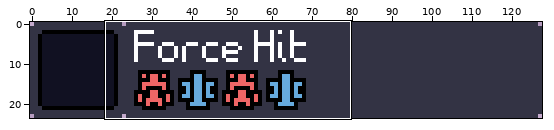
Two states of a pixel-art file, ase/craftbook.ase. Above: a wide view before the commit, with the close-up outlined.
Close-up. Earlier state:
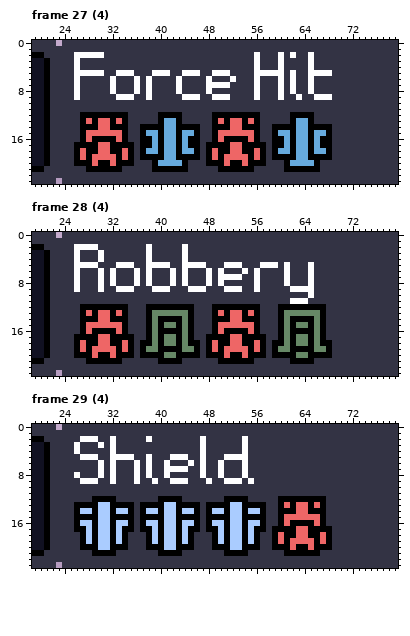
128x24 pixels, 59 frames. Shown: frame 27 (4): x 19..79, y 0..23; frame 28 (4): x 19..79, y 0..23; frame 29 (4): x 19..79, y 0..23. The commit also changed other frames or places, which this record leaves out.
The result:
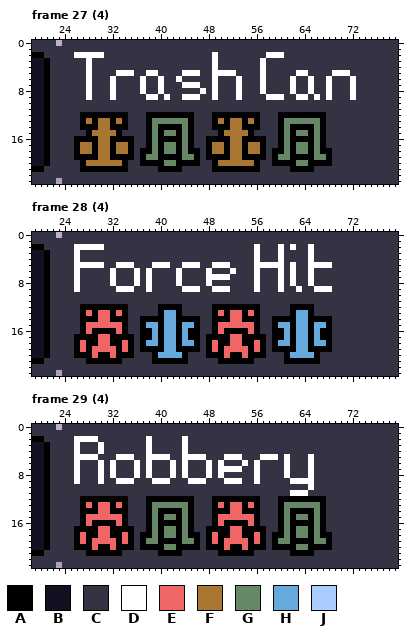
Palette (. is transparent): A #000000  B #111122  C #333344  D #ffffff  E #ee6666  F #aa7733  G #668866  H #66aadd  J #aaccff
Change:
Frame 27 (4), layer "front":
y 2: x 49 C -> D; x 56 D -> C; x 58..59 CC -> DD; x 62 D -> C; x 65 D -> C
y 3..4: x 26 D -> C; x 28 C -> D; x 49 C -> D; x 56..57 DC -> CD; x 60 D -> C; x 65 D -> C
y 5: x 26..27 DD -> CC; x 29..30 DD -> CC; x 38 C -> D; x 40..41 DD -> CC; x 52 C -> D; x 56 D -> C; x 58..60 DDD -> CCC; x 62..71 DCCDDDDCCC -> CDDCCCCDDD
y 6: x 26 D -> C; x 28 C -> D; x 36..38 DCD -> CDC; x 40 C -> D; x 48..49 DC -> CD; x 52..53 DC -> CD; x 56..57 DC -> CD; x 60 D -> C; x 68 C -> D; x 72 C -> D
y 7: x 26 D -> C; x 28 C -> D; x 36..38 DCD -> CDC; x 40 C -> D; x 43..46 DCCC -> CDDD; x 48 D -> C; x 50..51 DD -> CC; x 53 C -> D; x 56..57 DC -> CD; x 60 D -> C; x 68 C -> D; x 72 C -> D
y 8: x 26 D -> C; x 28 C -> D; x 36..38 DCD -> CDC; x 40 C -> D; x 43 D -> C; x 47..49 CDC -> DCD; x 53 C -> D; x 56..57 DC -> CD; x 60 D -> C; x 68 C -> D; x 72 C -> D
y 9: x 26 D -> C; x 28 C -> D; x 32..35 CDDD -> DCCC; x 39 C -> D; x 41 C -> D; x 50..51 DD -> CC; x 53 C -> D; x 56 D -> C; x 58..59 CC -> DD; x 64 C -> D; x 67 D -> C; x 72 C -> D
y 12: x 38..39 CC -> AA; x 44..45 CC -> AA; x 60..61 CC -> AA; x 66..67 CC -> AA
y 13: x 28 E -> F; x 30..31 EE -> FF; x 33 E -> F; x 38..45 CCAHHACC -> AGGGGGGA; x 50 E -> F; x 52..53 EE -> FF; x 55 E -> F; x 60..67 CCAHHACC -> AGGGGGGA
y 14: x 30..31 EE -> FF; x 37 A -> C; x 39 A -> G; x 41..42 HH -> AA; x 44 A -> G; x 46 A -> C; x 52..53 EE -> FF; x 59 A -> C; x 61 A -> G; x 63..64 HH -> AA; x 66 A -> G; x 68 A -> C
y 15: x 27..34 AEEEEEEA -> CAFFFFAC; x 37..39 AHH -> CAG; x 41..42 HH -> GG; x 44..46 HHA -> GAC; x 49..56 AEEEEEEA -> CAFFFFAC; x 59..61 AHH -> CAG; x 63..64 HH -> GG; x 66..68 HHA -> GAC
y 16: x 26 C -> A; x 28 E -> A; x 30..31 AA -> FF; x 33 E -> A; x 35 C -> A; x 37 A -> C; x 39 H -> G; x 41..42 HH -> AA; x 44 H -> G; x 46 A -> C; x 48 C -> A; x 50 E -> A; x 52..53 AA -> FF; x 55 E -> A; x 57 C -> A; x 59 A -> C; x 61 H -> G; x 63..64 HH -> AA; x 66 H -> G; x 68 A -> C
y 17: x 27..28 AA -> FF; x 30..31 EE -> FF; x 33..34 AA -> FF; x 37 A -> C; x 39 H -> G; x 41..42 HH -> GG; x 44 H -> G; x 46 A -> C; x 49..50 AA -> FF; x 52..53 EE -> FF; x 55..56 AA -> FF; x 59 A -> C; x 61 H -> G; x 63..64 HH -> GG; x 66 H -> G; x 68 A -> C
y 18: x 27..28 EA -> FF; x 30..31 EE -> FF; x 33..34 AE -> FF; x 38..39 HH -> AG; x 41..42 HH -> GG; x 44..45 HH -> GA; x 49..50 EA -> FF; x 52..53 EE -> FF; x 55..56 AE -> FF; x 60..61 HH -> AG; x 63..64 HH -> GG; x 66..67 HH -> GA
y 19: x 27 E -> A; x 29..32 EEEE -> AFFA; x 34 E -> A; x 38..39 AA -> GG; x 41..42 HH -> AA; x 44..45 AA -> GG; x 49 E -> A; x 51..54 EEEE -> AFFA; x 56 E -> A; x 60..61 AA -> GG; x 63..64 HH -> AA; x 66..67 AA -> GG
y 20: x 26 A -> C; x 28..33 AEAAEA -> FFFFFF; x 35 A -> C; x 37..38 CC -> AA; x 40..43 HHHH -> AGGA; x 45..46 CC -> AA; x 48 A -> C; x 50..55 AEAAEA -> FFFFFF; x 57 A -> C; x 59..60 CC -> AA; x 62..65 HHHH -> AGGA; x 67..68 CC -> AA
y 21: x 27 C -> A; x 34 C -> A; x 39 A -> C; x 44 A -> C; x 49 C -> A; x 56 C -> A; x 61 A -> C; x 66 A -> C
Frame 28 (4), layer "front":
y 2: x 30 C -> D; x 38 D -> C; x 44 D -> C; x 56 C -> D; x 60 C -> D; x 62 C -> D; x 65 C -> D
y 3..4: x 30 D -> C; x 38 D -> C; x 44 D -> C; x 56 C -> D; x 60 C -> D; x 65 C -> D
y 5: x 30 C -> D; x 38 D -> C; x 47 D -> C; x 49..50 CC -> DD; x 52..53 DD -> CC; x 56 C -> D; x 60..62 CDC -> DCD; x 66..68 CCC -> DDD
y 6: x 30 D -> C; x 42..44 DCD -> CDC; x 50 D -> C; x 52 C -> D; x 54 D -> C; x 60..62 CDC -> DCD
y 7: x 30 D -> C; x 42..44 DCD -> CDC; x 49 C -> D; x 52..53 DD -> CC; x 60..62 CDC -> DCD
y 8: x 30 D -> C; x 42..44 DCD -> CDC; x 50 D -> C; x 60..62 CDC -> DCD
y 9: x 30 D -> C; x 38..41 CDDD -> DCCC; x 44 C -> D; x 47 D -> C; x 49..50 CC -> DD; x 52..53 DD -> CC; x 60 C -> D; x 62 D -> C; x 64..68 DDCCC -> CCDDD
y 10: x 65 D -> C
y 11: x 62..64 DDD -> CCC
y 12: x 38..39 AA -> CC; x 44..45 AA -> CC; x 60..61 AA -> CC; x 66..67 AA -> CC
y 13: x 38..45 AGGGGGGA -> CCAHHACC; x 60..67 AGGGGGGA -> CCAHHACC
y 14: x 37 C -> A; x 39 G -> A; x 41..42 AA -> HH; x 44 G -> A; x 46 C -> A; x 59 C -> A; x 61 G -> A; x 63..64 AA -> HH; x 66 G -> A; x 68 C -> A
y 15: x 37..39 CAG -> AHH; x 41..42 GG -> HH; x 44..46 GAC -> HHA; x 59..61 CAG -> AHH; x 63..64 GG -> HH; x 66..68 GAC -> HHA
y 16: x 37 C -> A; x 39 G -> H; x 41..42 AA -> HH; x 44 G -> H; x 46 C -> A; x 59 C -> A; x 61 G -> H; x 63..64 AA -> HH; x 66 G -> H; x 68 C -> A
y 17: x 37 C -> A; x 39 G -> H; x 41..42 GG -> HH; x 44 G -> H; x 46 C -> A; x 59 C -> A; x 61 G -> H; x 63..64 GG -> HH; x 66 G -> H; x 68 C -> A
y 18: x 38..39 AG -> HH; x 41..42 GG -> HH; x 44..45 GA -> HH; x 60..61 AG -> HH; x 63..64 GG -> HH; x 66..67 GA -> HH
y 19: x 38..39 GG -> AA; x 41..42 AA -> HH; x 44..45 GG -> AA; x 60..61 GG -> AA; x 63..64 AA -> HH; x 66..67 GG -> AA
y 20: x 37..38 AA -> CC; x 40..43 AGGA -> HHHH; x 45..46 AA -> CC; x 59..60 AA -> CC; x 62..65 AGGA -> HHHH; x 67..68 AA -> CC
y 21: x 39 C -> A; x 44 C -> A; x 61 C -> A; x 66 C -> A
Frame 29 (4), layer "front":
y 2: x 26 C -> D; x 32 D -> C; x 44 C -> D; x 47 D -> C; x 54 D -> C
y 3: x 32 D -> C; x 38 C -> D; x 44 C -> D; x 47 D -> C; x 54 D -> C
y 4: x 30 C -> D; x 32 D -> C; x 38 C -> D; x 44 C -> D; x 47 D -> C; x 54 D -> C
y 5: x 26 C -> D; x 32 D -> C; x 39..43 CCCDD -> DDDCC; x 45..46 CC -> DD; x 54 D -> C; x 57..59 CCC -> DDD; x 61 C -> D; x 65 C -> D
y 6: x 26 C -> D; x 41..42 DC -> CD; x 44..45 CD -> DC; x 47..48 DC -> CD; x 56 C -> D; x 61 C -> D; x 65 C -> D
y 7: x 26 C -> D; x 41 D -> C; x 43 D -> C; x 47..48 DC -> CD; x 51..54 CCCD -> DDDC; x 56 C -> D; x 61 C -> D; x 65 C -> D
y 8: x 41..42 DC -> CD; x 44 C -> D; x 47..48 DC -> CD; x 54 D -> C; x 56 C -> D; x 61 C -> D; x 65 C -> D
y 9: x 26..30 CDDDC -> DCCCD; x 32..36 DCCCD -> CDDDC; x 40..48 CCDDDCCCD -> DDCCCDDDC; x 55..56 DC -> CD; x 62..65 CCCC -> DDDD
y 10: x 65 C -> D
y 11: x 62..64 CCC -> DDD
y 12: x 27..28 CC -> AA; x 33..34 CC -> AA; x 38..39 CC -> AA; x 44..45 CC -> AA; x 49..50 CC -> AA; x 55..56 CC -> AA
y 13: x 26 A -> C; x 28 A -> E; x 30..31 JJ -> EE; x 33 A -> E; x 35 A -> C; x 37 A -> C; x 39..44 AAJJAA -> GGGGGG; x 46 A -> C; x 48 A -> C; x 50 A -> E; x 52..53 JJ -> EE; x 55 A -> E; x 57 A -> C; x 61..66 EAEEAE -> GGGGGG
y 14: x 26..28 AJJ -> CAA; x 30..31 JJ -> EE; x 33..35 JJA -> AAC; x 37..39 AJJ -> CAG; x 41..42 JJ -> AA; x 44..46 JJA -> GAC; x 48..50 AJJ -> CAA; x 52..53 JJ -> EE; x 55..57 JJA -> AAC; x 61 A -> G; x 63..64 EE -> AA; x 66 A -> G
y 15: x 26 A -> C; x 28..33 AAJJAA -> EEEEEE; x 35 A -> C; x 37 A -> C; x 39 A -> G; x 41..42 JJ -> GG; x 44 A -> G; x 46 A -> C; x 48 A -> C; x 50..55 AAJJAA -> EEEEEE; x 57 A -> C; x 61..66 EEEEEE -> GAGGAG
y 16: x 26..28 AJJ -> CAE; x 30..31 JJ -> AA; x 33..35 JJA -> EAC; x 37..39 AJJ -> CAG; x 41..42 JJ -> AA; x 44..46 JJA -> GAC; x 48..50 AJJ -> CAE; x 52..53 JJ -> AA; x 55..57 JJA -> EAC; x 61 E -> G; x 66 E -> G
y 17: x 28 J -> A; x 30..31 JJ -> EE; x 33 J -> A; x 37 A -> C; x 39 J -> G; x 41..42 JJ -> GG; x 44 J -> G; x 46 A -> C; x 50 J -> A; x 52..53 JJ -> EE; x 55 J -> A; x 59 A -> C; x 61 A -> G; x 63..64 EE -> GG; x 66 A -> G; x 68 A -> C
y 18: x 26..28 CAJ -> AEA; x 30..31 JJ -> EE; x 33..35 JAC -> AEA; x 37 C -> A; x 39 J -> G; x 41..42 JJ -> GG; x 44 J -> G; x 46 C -> A; x 48..50 CAJ -> AEA; x 52..53 JJ -> EE; x 55..57 JAC -> AEA; x 60..61 EA -> AG; x 63..64 EE -> GG; x 66..67 AE -> GA
y 19: x 26..35 CAJAJJAJAC -> AEAEEEEAEA; x 37..39 CAJ -> AGG; x 41..42 JJ -> AA; x 44..46 JAC -> GGA; x 48..57 CAJAJJAJAC -> AEAEEEEAEA; x 60..67 EAEEEEAE -> GGAAAAGG
y 20: x 26 C -> A; x 29..32 AJJA -> EAAE; x 35 C -> A; x 37 C -> A; x 41..42 JJ -> GG; x 46 C -> A; x 48 C -> A; x 51..54 AJJA -> EAAE; x 57 C -> A; x 62..65 EAAE -> AGGA
y 21: x 28 C -> A; x 33 C -> A; x 50 C -> A; x 55 C -> A; x 61 A -> C; x 66 A -> C
